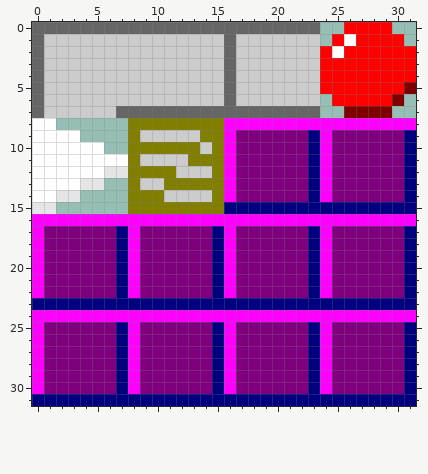
Pixel-art sprite -- Assets/Textures.png. This is how it looked before the edit.
The file is 32x32 pixels.
And afterwards:
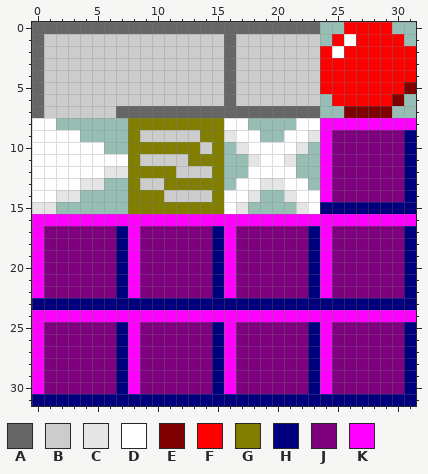
Palette (. is transparent): A #666666  B #cccccc  C #e5e5e5  D #ffffff  E #7f0000  F #ff0000  G #827f00  H #00007f  J #7f007f  K #ff00ff
Change:
Changed rows in their new state; - is an unchanged pixel.
first column x 16:
 8 DD....DD
 9 CDD..DDC
10 .CDDDDC.
11 ..CDDC..
12 ..DDDD..
13 .DDCCDD.
14 DDC..CDD
15 DC....CD
